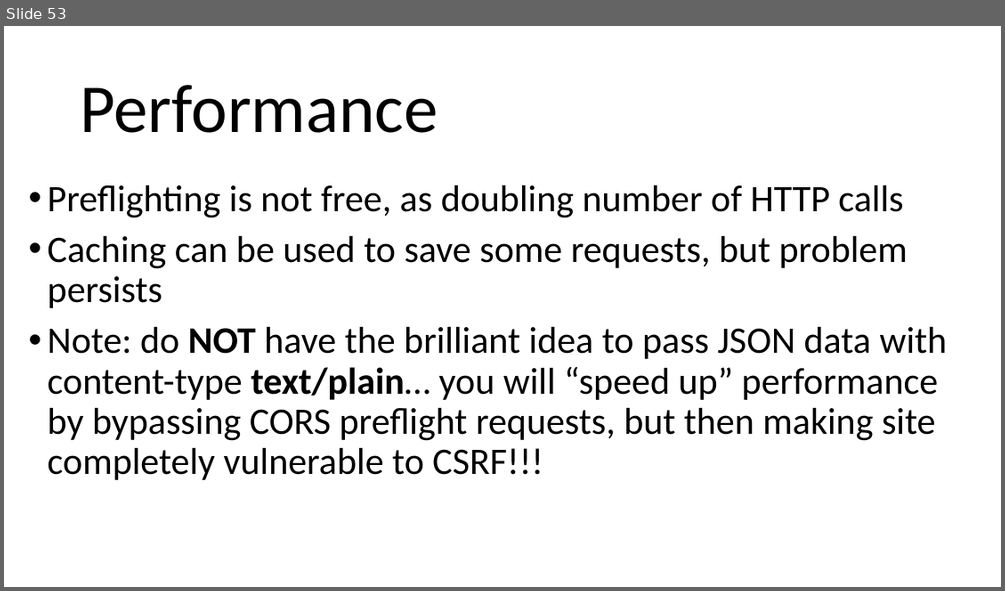
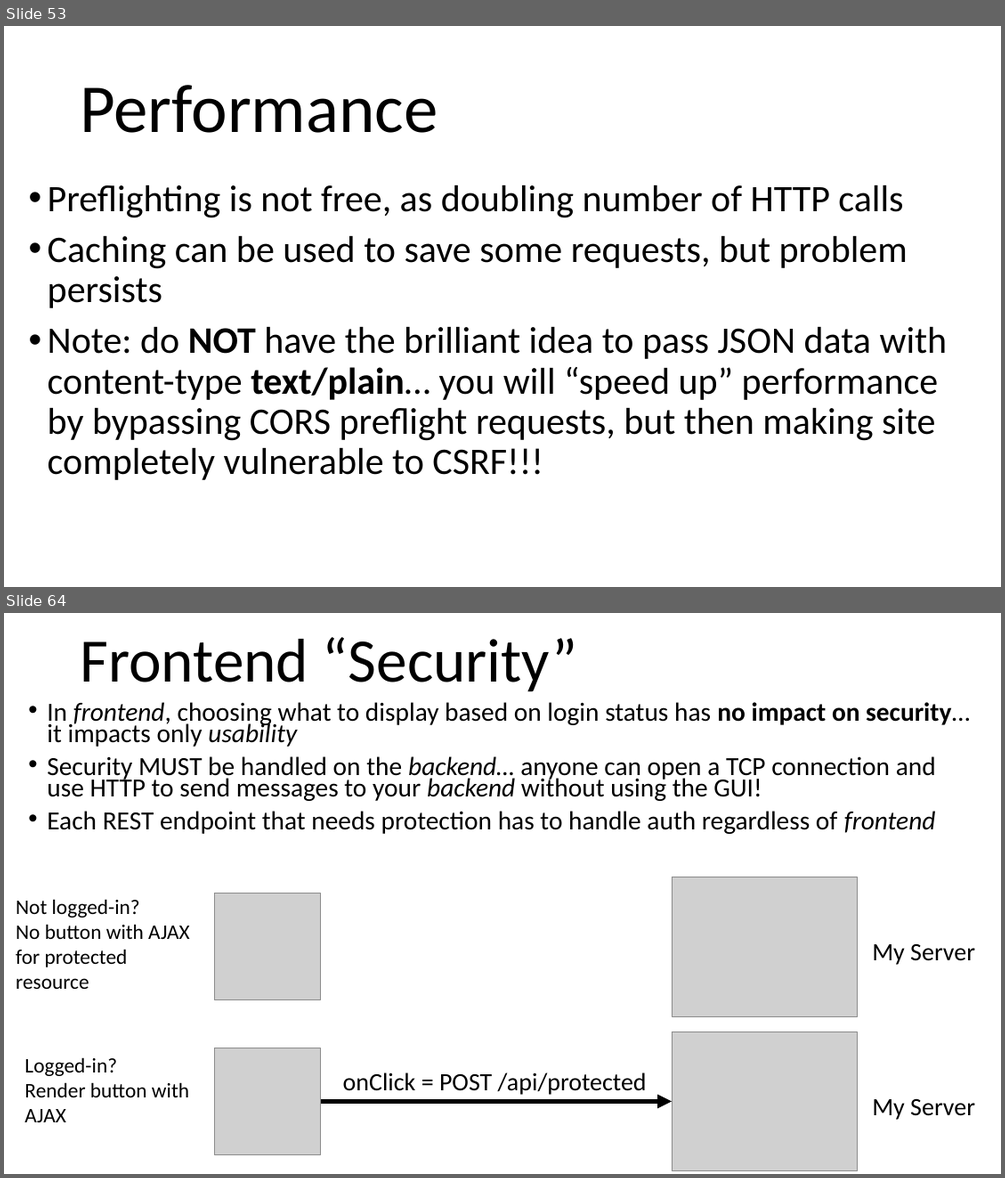
Before and after one commit to arcuri82/web_development_and_api_design, a slide deck: docs/slides/lesson_08.pptx. Shown one above the other, each under a label of ours: slide 53 before the commit, slides 53 and 64 after it; the slides between them are not shown. The pictures are 1005x591 and 1005x1178 pixels, drawn with LibreOffice and Linux fonts; fonts in the diff are those of the drawing; grey boxes stand for pictures. Boxes give left, top, right and bottom in pixels: in the first picture for what was removed or moved away, otherwise in the second. Text is boxed around its words. In the diff, an @@ line names an element or a change of style, - is before the commit and + after.

```diff
--- a/docs/slides/lesson_08.pptx
+++ b/docs/slides/lesson_08.pptx
@@ slide 64 added at <box>4,613,1001,1174</box>, background #FFFFFF @@
@@ title added at <box>80,637,577,692</box>, 59.4 pt, text #000000 @@
+Frontend “Security”
@@ text added at <box>47,702,970,834</box>, 25.2 pt, text #000000 @@
+• In frontend, choosing what to display based on login status has no impact on security… it impacts only usability
+• Security MUST be handled on the backend… anyone can open a TCP connection and use HTTP to send messages to your backend without using the GUI!
+• Each REST endpoint that needs protection has to handle auth regardless of frontend
@@ picture added at <box>672,876,858,1016</box> @@
@@ text added at <box>16,899,189,989</box>, 20 pt, text #000000 @@
+Not logged-in?
+No button with AJAX for protected resource
@@ picture added at <box>215,893,321,999</box> @@
@@ text added at <box>872,944,975,965</box>, 24 pt, text #000000 @@
+My Server
@@ picture added at <box>672,1031,858,1171</box> @@
@@ text added at <box>24,1057,189,1122</box>, 20 pt, text #000000 @@
+Logged-in?
+Render button with AJAX
@@ picture added at <box>215,1048,321,1154</box> @@
@@ text added at <box>343,1072,647,1094</box>, 24 pt, text #000000 @@
+onClick = POST /api/protected
@@ arrow added from (321, 1102) to (672, 1102), #000000 4.5 pt @@
@@ text added at <box>872,1099,975,1119</box>, 24 pt, text #000000 @@
+My Server
```
Also in this commit, not shown: 3 slides changed, 10 other slides added, 4 slides removed, 1 other file.
